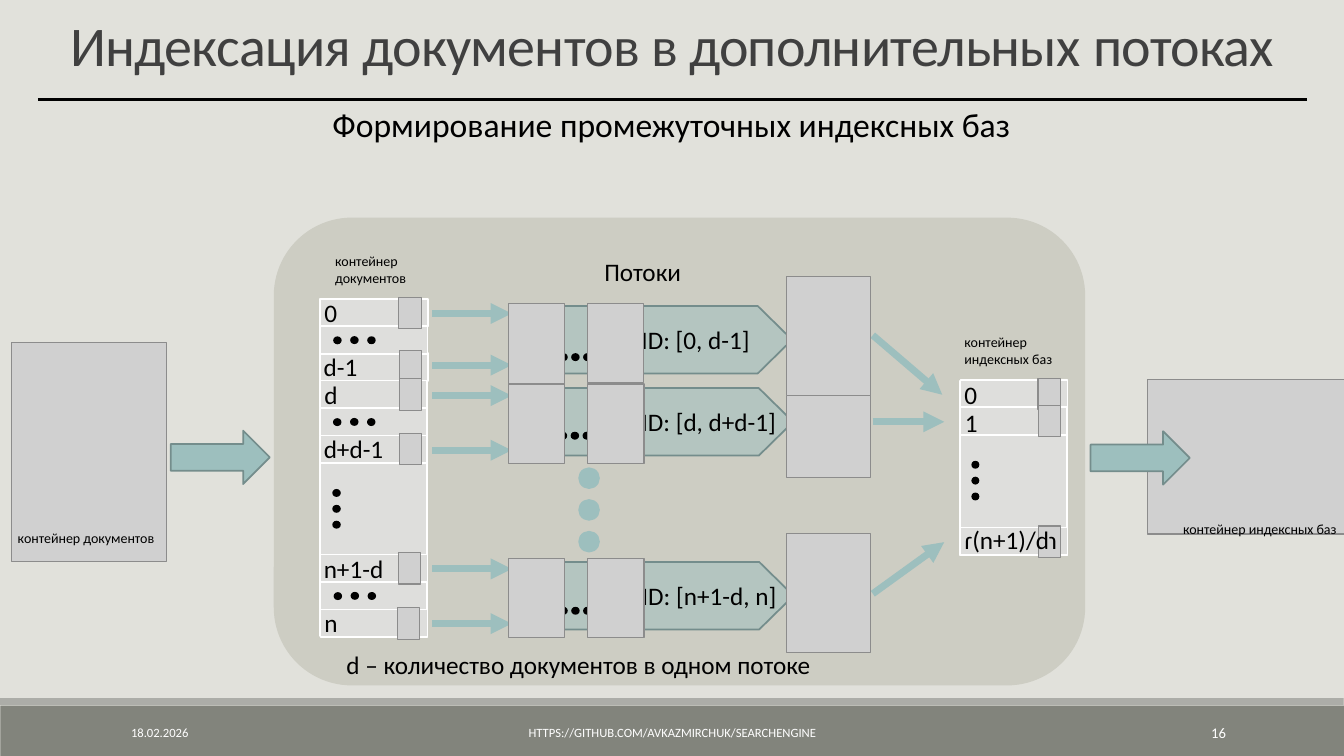
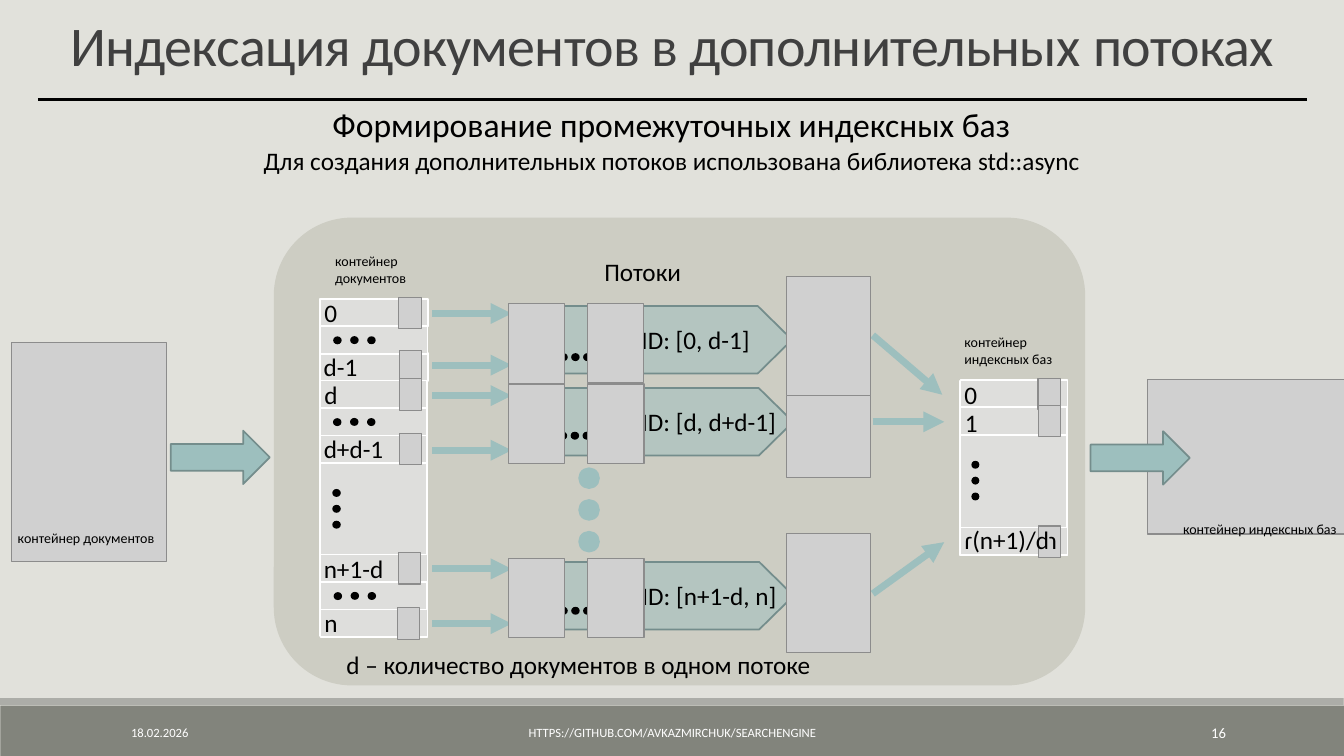
Before and after one commit to AVKazmirchuk/SearchEngine, a slide deck: slide 16 of presentation/защита.pptx. Drawn at 1344x756 pixels with LibreOffice and Linux fonts; fonts in the diff are those of the drawing; grey boxes stand for pictures. Boxes give left, top, right and bottom in pixels: in the first picture for what was removed or moved away, otherwise in the second. Text is boxed around its words. In the diff, an @@ line names an element or a change of style, - is before the commit and + after.

```diff
--- a/presentation/защита.pptx
+++ b/presentation/защита.pptx
@@ text added at <box>264,152,1079,174</box>, 18 pt, text #000000 @@
+Для создания дополнительных потоков использована библиотека std::async
```
Also in this commit, not shown: 4 other slides changed.
